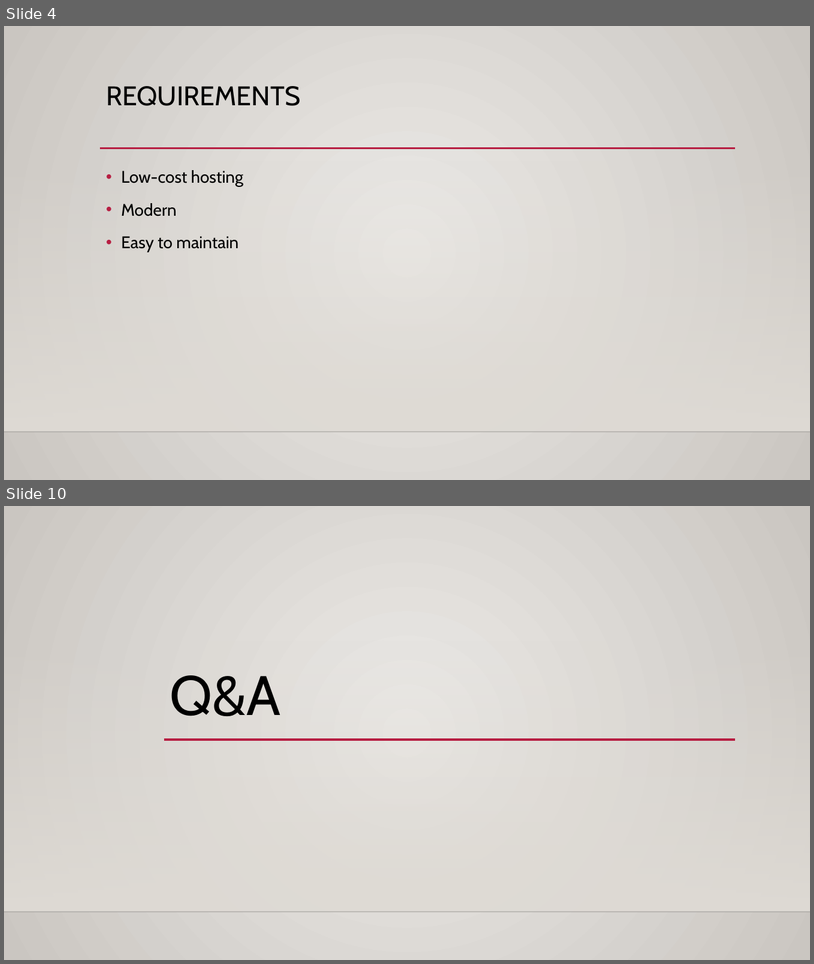
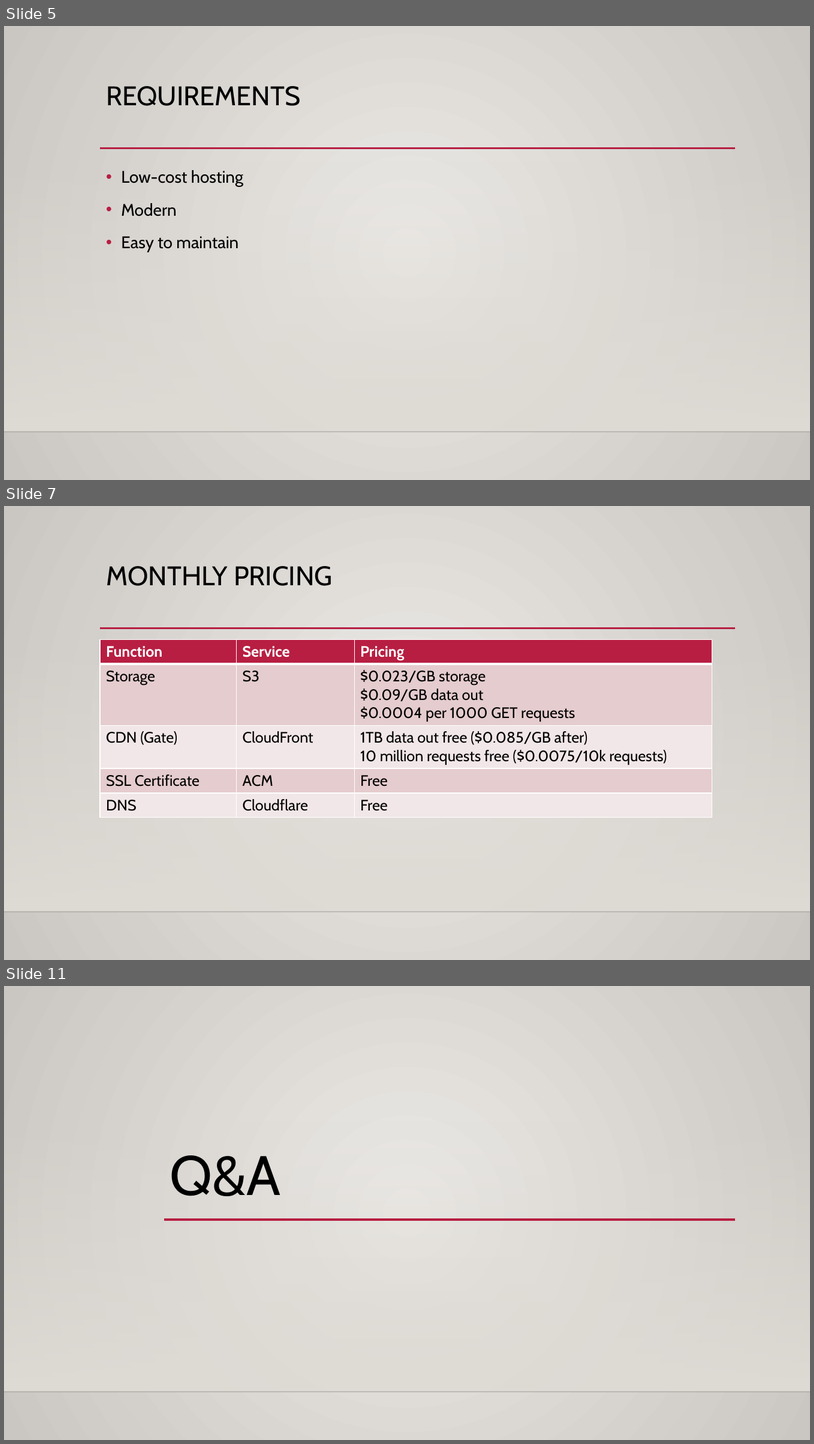
Before and after one commit to nik-yo/HostingForLess, a slide deck: slides/HostingForLess.pptx. Shown one above the other, each under a label of ours: slides 4 and 10 before the commit, slides 5, 7 and 11 after it; the slides between them are not shown. The pictures are 814x964 and 814x1444 pixels, drawn with LibreOffice and Linux fonts; fonts in the diff are those of the drawing; background and template pictures are left out. Boxes give left, top, right and bottom in pixels: in the first picture for what was removed or moved away, otherwise in the second. Text is boxed around its words. In the diff, an @@ line names an element or a change of style, - is before the commit and + after.

```diff
--- a/slides/HostingForLess.pptx
+++ b/slides/HostingForLess.pptx
@@ slide 7 added at (4, 506, 810, 960), background gradient #ECEAE7 to #CAC7C1; not listed: 3 template elements that a slide beside it also shows @@
@@ title added at (106, 566, 333, 586), 32 pt, text #000000 @@
+MONTHLY PRICING
@@ table added at (100, 639, 713, 816), 5 rows, 3 columns @@
+Function | Service | Pricing
+Storage | S3 | $0.023/GB storage / $0.09/GB data out / $0.0004 per 1000 GET requests
+CDN (Gate) | CloudFront | 1TB data out free ($0.085/GB after) 10 million requests free ($0.0075/10k requests)
+SSL Certificate | ACM | Free
+DNS | Cloudflare | Free
@@ what was slide 4 is now slide 5 @@
@@ what was slide 10 is now slide 11 @@
```
Also in this commit, not shown: 6 slides changed, 8 other slides added, 2 slides removed, 8 other files.
